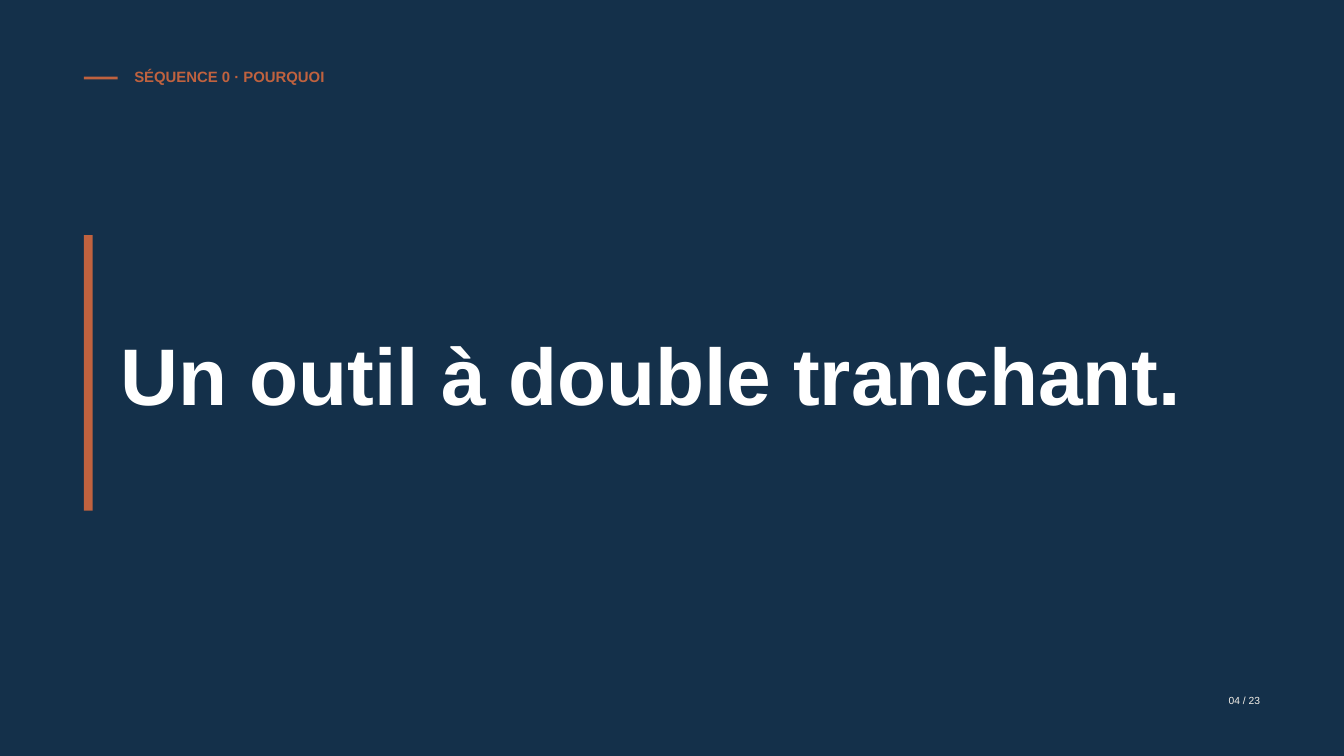
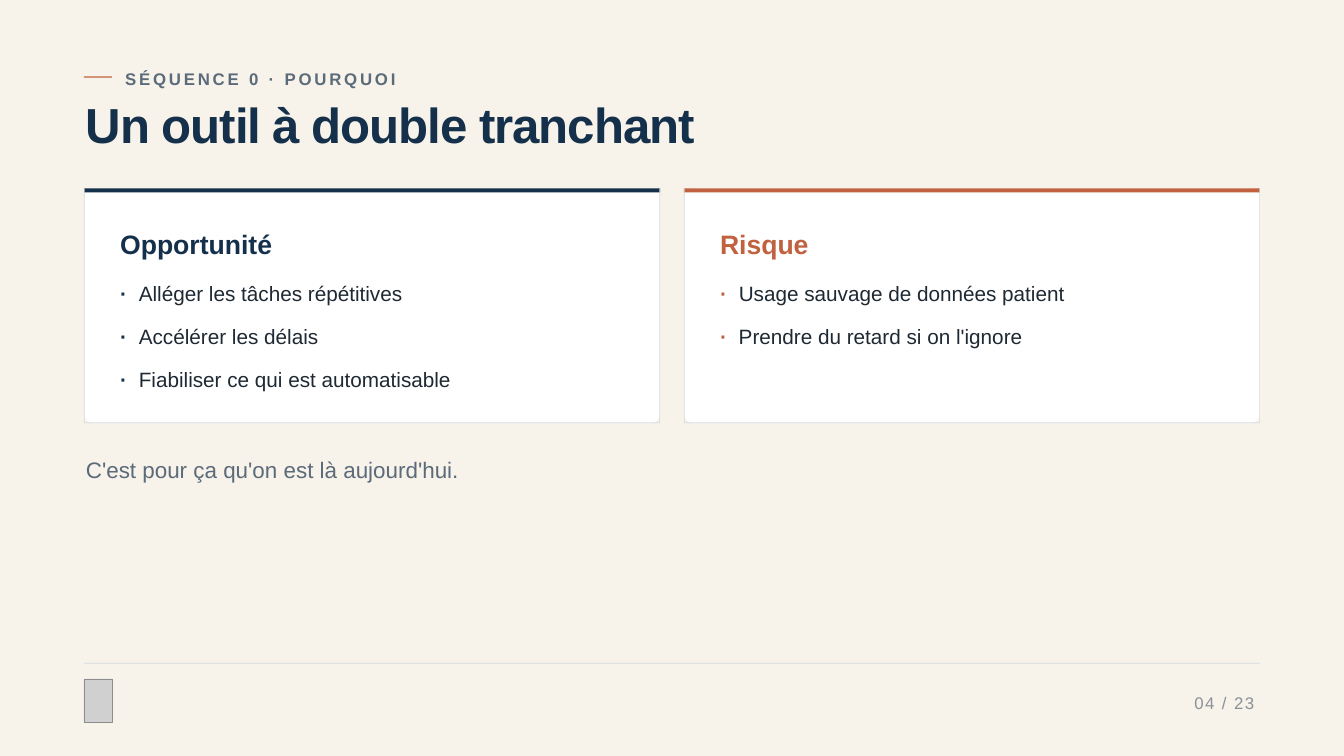
Before and after one commit to IsomereFR/Divers, a slide deck: slide 4 of Demande_de_prompt_formation_IA_2.pptx. Drawn at 1344x756 pixels with LibreOffice and Linux fonts; fonts in the diff are those of the drawing; grey boxes stand for pictures. Boxes give left, top, right and bottom in pixels: in the first picture for what was removed or moved away, otherwise in the second. Text is boxed around its words. In the diff, an @@ line names an element or a change of style, - is before the commit and + after.

```diff
--- a/Demande_de_prompt_formation_IA_2.pptx
+++ b/Demande_de_prompt_formation_IA_2.pptx
@@ background #14304A to #F7F2EA @@
@@ rectangle: place and size @@
-rectangle at box(84, 77, 118, 79)
+rectangle at box(84, 77, 112, 78)
@@ text "SÉQUENCE 0 · POURQUOI" at box(125, 72, 396, 89): size 16 to 18 pt, text colour #C0623F to #5B6B79, letter spacing 0 to 3 pt @@
@@ text "Un outil à double tranchant" at box(86, 107, 695, 144): vertical alignment middle to top @@
@@ text at box(86, 107, 695, 144): text changed; size 86 to 52.7 pt; text colour #FFFFFF to #14304A @@
-Un outil à double tranchant.
+Un outil à double tranchant
@@ rectangle: place and size @@
-rectangle at box(84, 235, 93, 511)
+rectangle at box(84, 188, 85, 423)
@@ rectangle at box(84, 188, 85, 423): fill #C0623F to #D5DBDF @@
@@ rounded rectangle added at box(84, 188, 660, 423), fill #FFFFFF @@
@@ rectangle added at box(84, 188, 660, 192), fill #14304A @@
@@ rectangle added at box(659, 188, 660, 423), fill #D5DBDF @@
@@ rounded rectangle added at box(684, 188, 1260, 423), fill #FFFFFF @@
@@ rectangle added at box(684, 188, 1260, 192), fill #C0623F @@
@@ rectangle added at box(684, 188, 685, 423), fill #D5DBDF @@
@@ rectangle added at box(1259, 188, 1260, 423), fill #D5DBDF @@
@@ text added at box(120, 234, 272, 260), 28.5 pt, text #14304A, bold @@
+Opportunité
@@ text added at box(720, 234, 808, 260), 28.5 pt, text #C0623F, bold @@
+Risque
@@ text added at box(118, 273, 131, 306), 22.2 pt, text #14304A, bold @@
+·
@@ text added at box(139, 285, 402, 306), 22.2 pt, text #1E2933 @@
+Alléger les tâches répétitives
@@ text added at box(718, 273, 731, 306), 22.2 pt, text #C0623F, bold @@
+·
@@ text added at box(739, 285, 1064, 306), 22.2 pt, text #1E2933 @@
+Usage sauvage de données patient
@@ text added at box(118, 316, 131, 349), 22.2 pt, text #14304A, bold @@
+·
@@ text added at box(139, 328, 318, 345), 22.2 pt, text #1E2933 @@
+Accélérer les délais
@@ text added at box(718, 316, 731, 349), 22.2 pt, text #C0623F, bold @@
+·
@@ text added at box(739, 329, 1022, 349), 22.2 pt, text #1E2933 @@
+Prendre du retard si on l'ignore
@@ text added at box(118, 359, 131, 392), 22.2 pt, text #14304A, bold @@
+·
@@ text added at box(139, 372, 451, 392), 22.2 pt, text #1E2933 @@
+Fiabiliser ce qui est automatisable
@@ rectangle added at box(84, 423, 660, 423), fill #D5DBDF @@
@@ rectangle added at box(684, 423, 1260, 423), fill #D5DBDF @@
@@ text added at box(86, 461, 458, 483), 24 pt, text #5B6B79 @@
+C'est pour ça qu'on est là aujourd'hui.
@@ rectangle added at box(84, 663, 1260, 663), fill #D5DBDF @@
@@ picture added at box(84, 679, 113, 722) @@
@@ text "04 / 23": place and size @@
-text "04 / 23" at box(1229, 697, 1260, 704)
+text "04 / 23" at box(1194, 697, 1254, 709)
@@ text "04 / 23" at box(1194, 697, 1254, 709): size 11 to 18 pt, text colour #F7F2EA to #8A9097, letter spacing 0 to 1.5 pt; alignment right to left @@
```
Also in this commit, not shown: 2 other slides changed.
